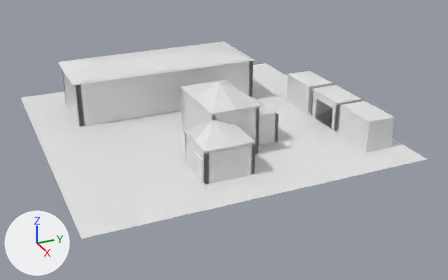
Before and after pictures for a commit that changed the FBX model Assets/MattsStuff/BlenderWork/Year3Materials.fbx.
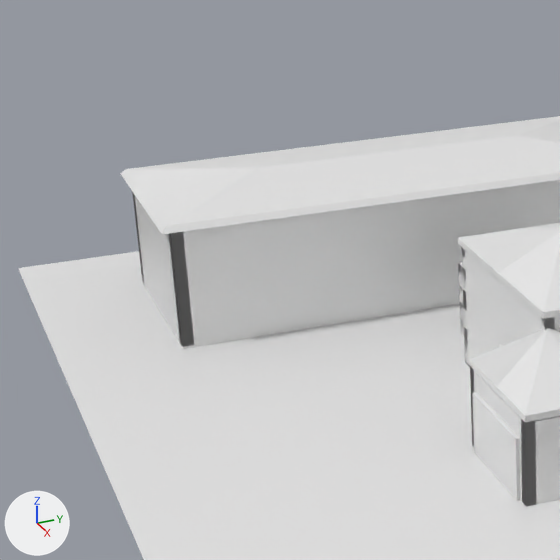
There are two pictures of each version: one whole from a 50 mm camera at (496.9, -200.1, 228.8) aimed at (23.3, 13.1, -8.0), one close up on the part from 3% to 49% of the width and 0% to 73% of the height. Arrows for +X, +Y and +Z are at lower left; the lights stay in place. Where no turn or scale is listed for an object, it has been applied to the vertices.

In view in the first close-up: 'Barn', 'Door.002', 'Garage', 'Ground', 'Main', 'MainRoof', 'Roof', 'Roof.003'.
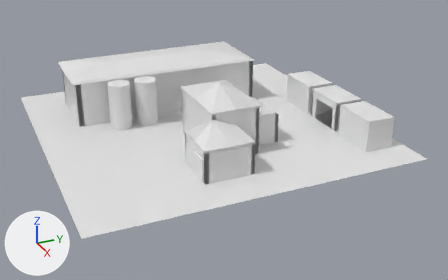
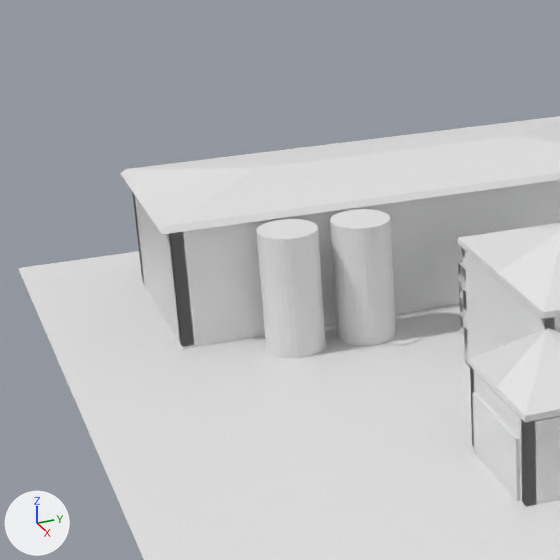
What differs and where, as boxes (x1, y1, x2, y2) in the close-ups (560 x 560 px):
'Milktank.001', added: after (256, 219, 326, 358)
'Milktank', added: after (330, 209, 396, 346)
'Milk', added: after (383, 327, 422, 345)

Diff of the bpy script that builds the scene:
```diff
--- a/Assets/MattsStuff/BlenderWork/Year3Materials.fbx.py
+++ b/Assets/MattsStuff/BlenderWork/Year3Materials.fbx.py
@@ me_cylinder_001 @@
+me_cylinder_001.from_pydata(...)  # a 32-sided cylinder along z spanning x -10.0..10.0, y -10.0..10.0, z -21.0..21.0
@@ me_sphere @@
+me_sphere.from_pydata(...)  # 482 vertices, 512 faces; spans x -8.0..8.0, y -8.0..8.0, z 0.0
@@ ob_milktank_001 @@
+ob_milktank_001 = bpy.data.objects.new('Milktank.001', me_cylinder_001)
+ob_milktank_001.location = (-27.5, -68.5, 21.3)
@@ ob_milktank @@
+ob_milktank = bpy.data.objects.new('Milktank', me_cylinder_001.copy())
+ob_milktank.location = (-27.5, -43.5, 21.3)
@@ ob_milk @@
+ob_milk = bpy.data.objects.new('Milk', me_sphere)
+ob_milk.location = (-21.6, -33.8, 0.5)
```
